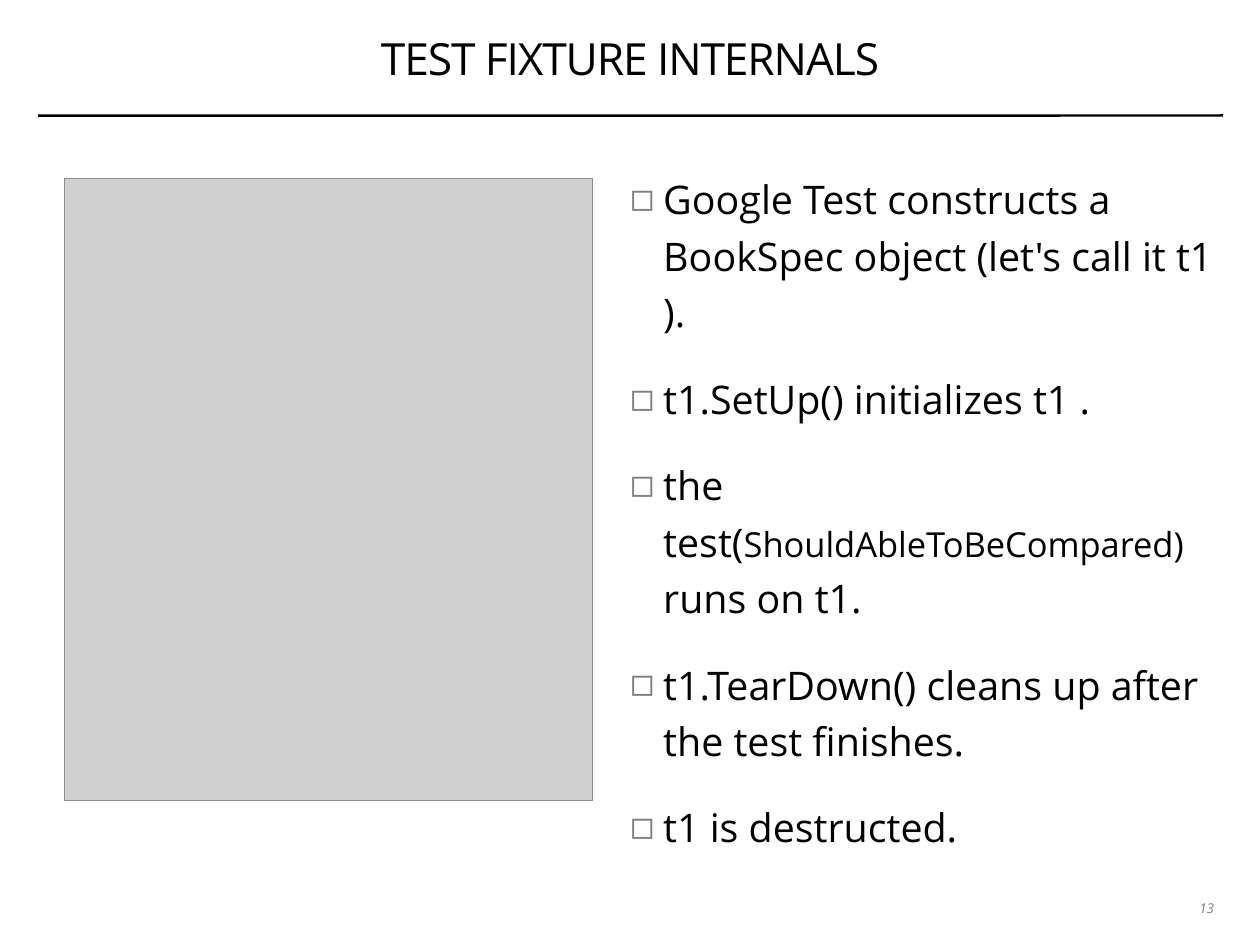
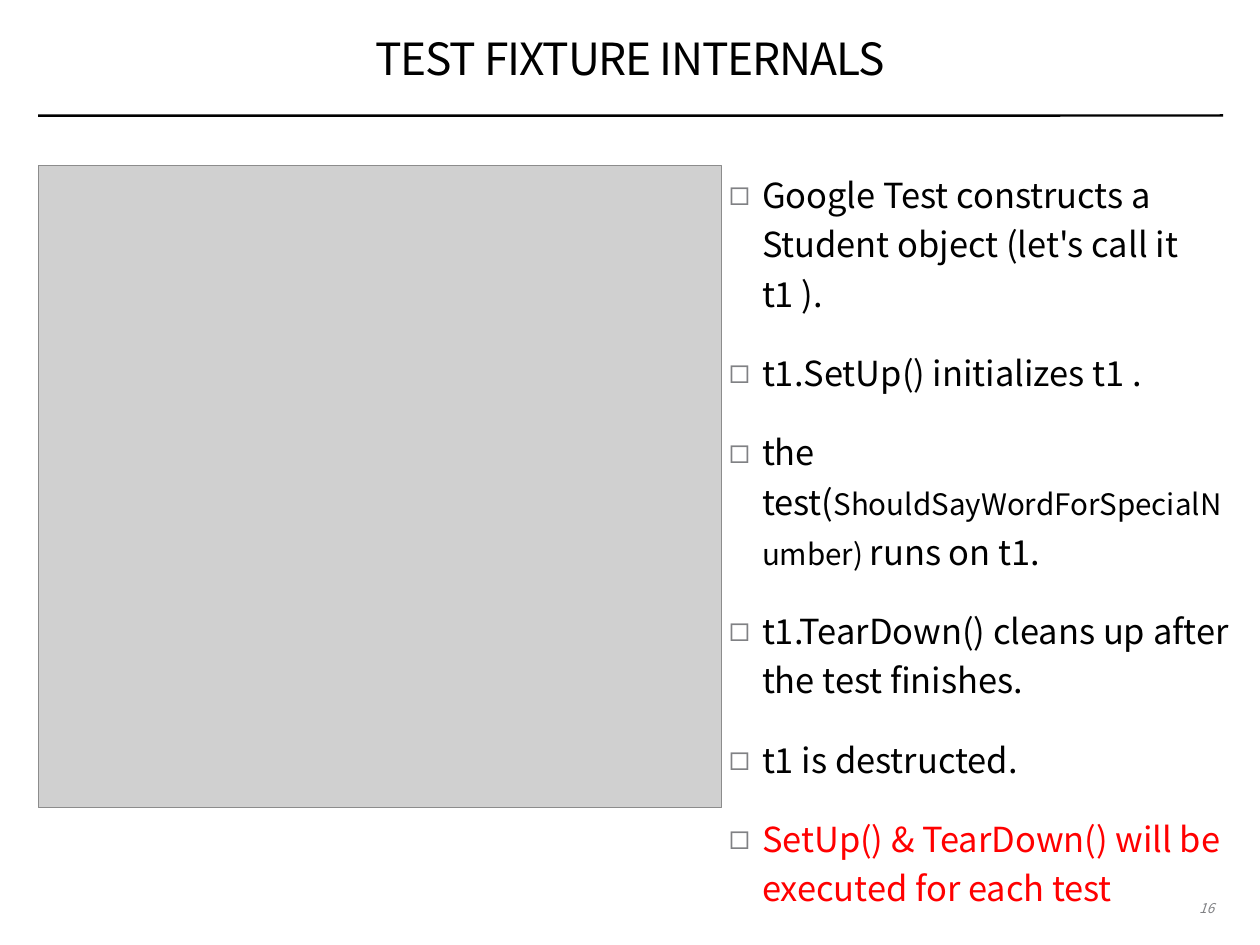
Before and after one commit to coney/c-training, a slide deck: slide 16 of UT/.slides/01-introduction-to-gtest.pptx (slide 13 before the commit). Drawn at 1260x945 pixels with LibreOffice and Linux fonts; fonts in the diff are those of the drawing; grey boxes stand for pictures. Boxes give left, top, right and bottom in pixels: in the first picture for what was removed or moved away, otherwise in the second. Text is boxed around its words. In the diff, an @@ line names an element or a change of style, - is before the commit and + after.

```diff
--- a/UT/.slides/01-introduction-to-gtest.pptx
+++ b/UT/.slides/01-introduction-to-gtest.pptx
@@ title "TEST FIXTURE INTERNALS" at [375, 42, 885, 76]: font Open Sans to Noto Sans CJK SC @@
@@ picture: place and size @@
-picture at [65, 178, 593, 800]
+picture at [38, 166, 722, 808]
@@ text "Google Test constructs a Student ...": place and size @@
-text "Google Test constructs a Student ..." at [663, 184, 1212, 843]
+text "Google Test constructs a Student ..." at [762, 180, 1228, 902]
@@ text at [762, 180, 1178, 308]: text changed; size 32 to 28 pt; font Open Sans to Noto Sans CJK SC @@
-◻ Google Test constructs a BookSpec object (let's call it t1 ).
+◻ Google Test constructs a Student object (let's call it t1 ).
@@ text at [762, 358, 1228, 774]: size 32 to 28 pt, font Open Sans to Noto Sans CJK SC in "t1.SetUp() initializes t1 .", "t1.TearDown() cleans up after the test finishes.", "t1 is destructed." @@
@@ text at [762, 437, 1041, 566]: text changed; size 28 to 24 pt; font Open Sans to Noto Sans CJK SC @@
-◻ the test(ShouldAbleToBeCompared) runs on t1.
+◻ the test(ShouldSayWordForSpecialNumber) runs on t1.
@@ text at [762, 824, 1220, 902]: paragraph added @@
+◻ SetUp() & TearDown() will be executed for each test
@@ page number at [1199, 903, 1214, 913]: text changed; font Open Sans to Noto Sans CJK SC @@
-13
+16
```
Also in this commit, not shown: 5 other slides changed, 8 slides added, 10 other files.
